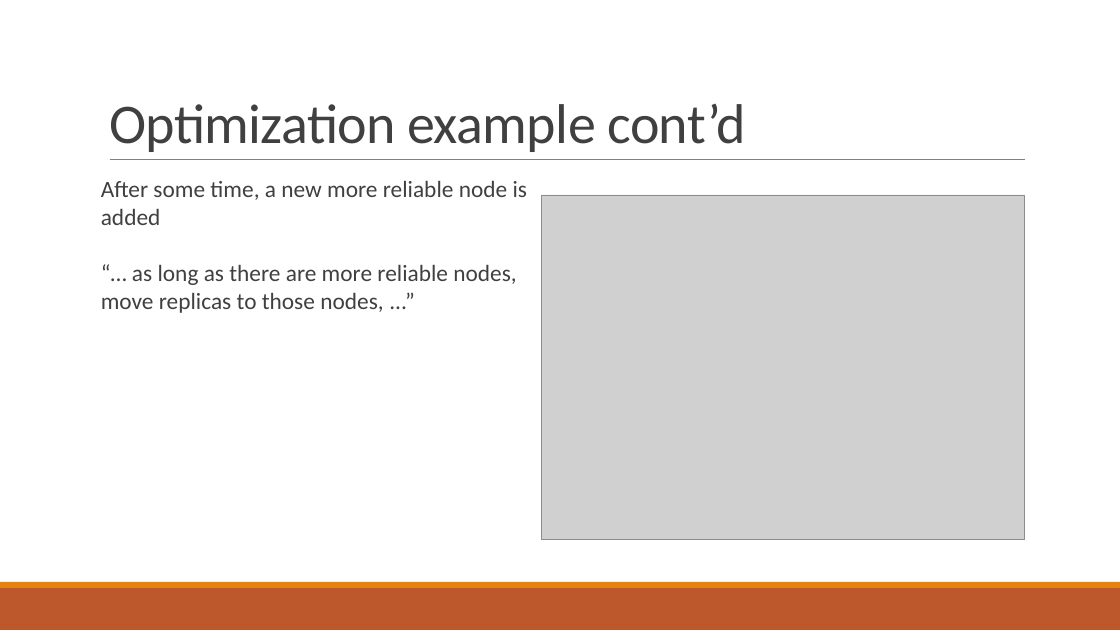
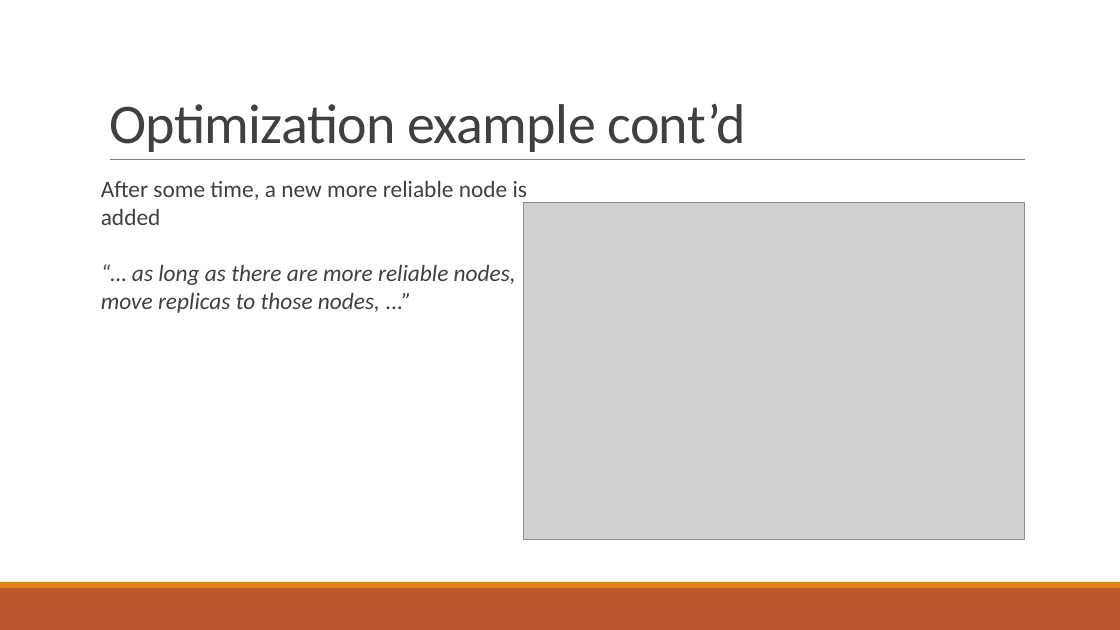
Before and after one commit to PStahl/master_thesis, a slide deck: slide 22 of presentation/presentation2.pptx. Drawn at 1120x630 pixels with LibreOffice and Linux fonts; fonts in the diff are those of the drawing; grey boxes stand for pictures. Boxes give left, top, right and bottom in pixels: in the first picture for what was removed or moved away, otherwise in the second. Text is boxed around its words. In the diff, an @@ line names an element or a change of style, - is before the commit and + after.

```diff
--- a/presentation/presentation2.pptx
+++ b/presentation/presentation2.pptx
@@ text at bbox=[101, 181, 527, 225]: text changed @@
-After some time, a new more reliable node is
-added
+After some time, a new more reliable node is
+added
@@ picture: place and size @@
-picture at bbox=[542, 195, 1025, 539]
+picture at bbox=[523, 202, 1025, 539]
@@ text at bbox=[101, 265, 516, 313]: italic on in "“… as long as there are more ..." @@
```
Also in this commit, not shown: 16 other slides changed.
